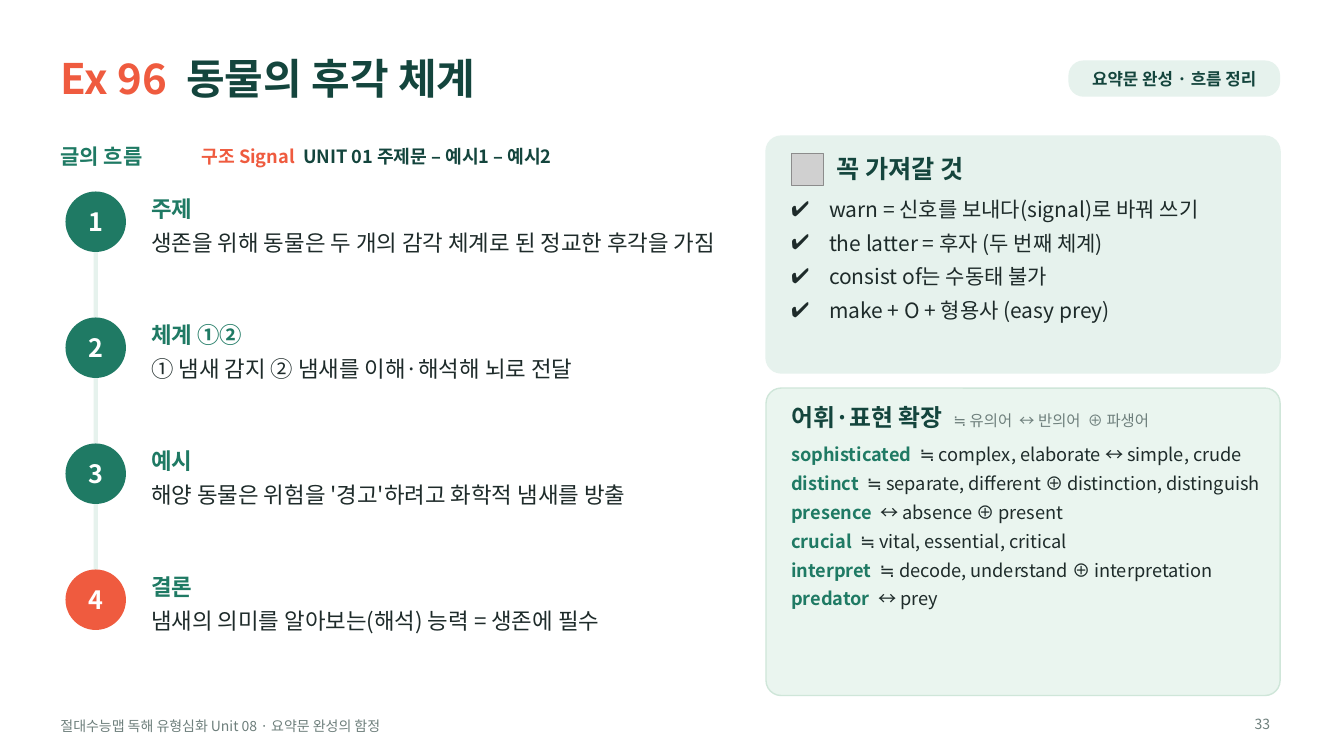
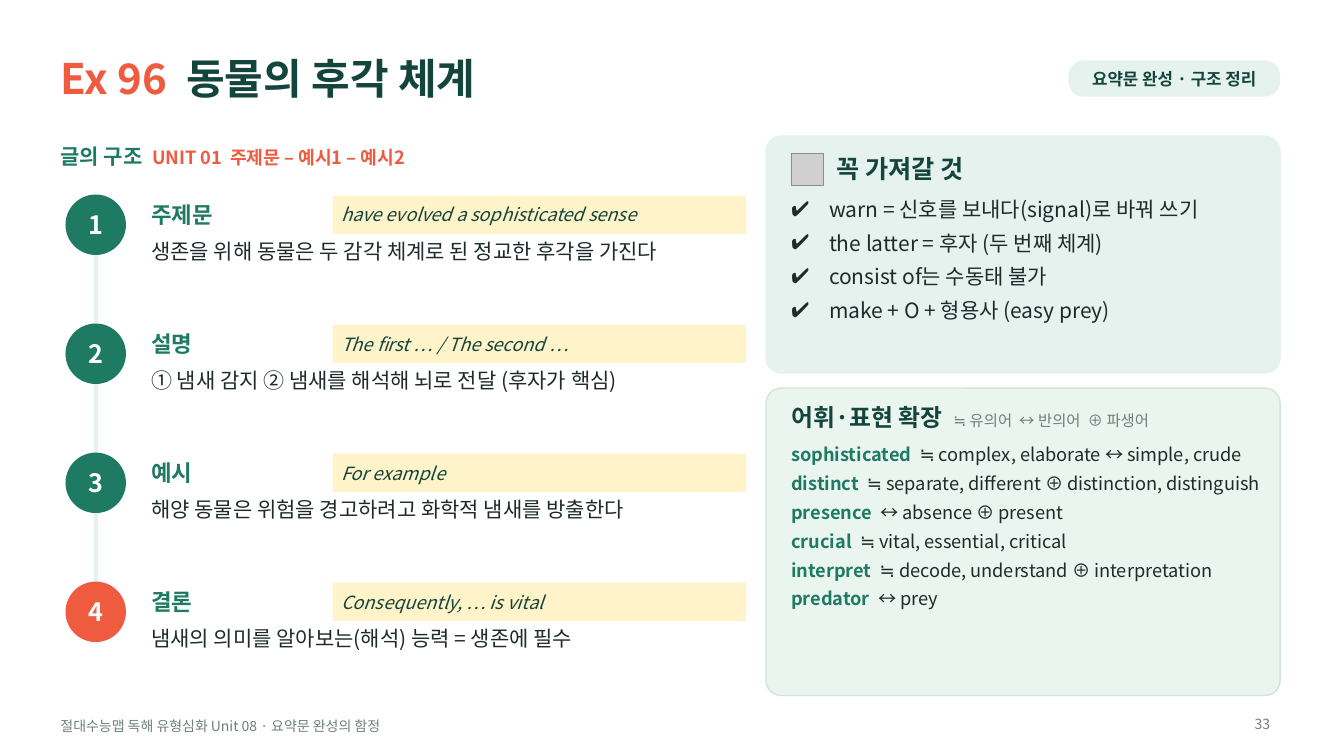
Before and after one commit to HUFSDavid/HUFSDavid, a slide deck: slide 33 of 절대수능맵_독해유형심화_Unit08_수업PPT.pptx. Drawn at 1344x756 pixels with LibreOffice and Linux fonts; fonts in the diff are those of the drawing; grey boxes stand for pictures. Boxes give left, top, right and bottom in pixels: in the first picture for what was removed or moved away, otherwise in the second. Text is boxed around its words. In the diff, an @@ line names an element or a change of style, - is before the commit and + after.

```diff
--- a/절대수능맵_독해유형심화_Unit08_수업PPT.pptx
+++ b/절대수능맵_독해유형심화_Unit08_수업PPT.pptx
@@ text in rounded rectangle at [1092,71,1256,87]: text changed @@
-요약문 완성 · 흐름 정리
+요약문 완성 · 구조 정리
@@ text at [60,146,405,166]: text changed; text colour #14453D to #EF5B3F @@
-구조 Signal UNIT 01 주제문 – 예시1 – 예시2
+글의 구조 UNIT 01 주제문 – 예시1 – 예시2
@@ text removed at [60,146,143,166] @@
-글의 흐름
@@ text at [151,204,213,225]: text changed @@
-주제
+주제문
@@ rectangle added at [333,196,746,234], fill #FFF3C9, 13 pt, text #14453D, italic @@
+have evolved a sophisticated sense
@@ line moved from (96, 222) - (96, 600) to (96, 227) - (96, 614) @@
@@ text at [151,241,657,261]: text changed; size 16 to 15 pt @@
-생존을 위해 동물은 두 개의 감각 체계로 된 정교한 후각을 가짐
+생존을 위해 동물은 두 감각 체계로 된 정교한 후각을 가진다
@@ ellipse "2": place and size @@
-ellipse "2" at [66,318,126,378]
+ellipse "2" at [66,324,126,384]
@@ text removed at [151,324,242,345] @@
-체계 ①②
@@ rectangle added at [333,325,746,363], fill #FFF3C9, 13 pt, text #14453D, italic @@
+The first … / The second …
@@ text added at [151,333,192,354], 16 pt, text #1F7A64, bold @@
+설명
@@ text at [151,370,617,392]: text changed; size 16 to 15 pt @@
-① 냄새 감지 ② 냄새를 이해·해석해 뇌로 전달
+① 냄새 감지 ② 냄새를 해석해 뇌로 전달 (후자가 핵심)
@@ ellipse "3": place and size @@
-ellipse "3" at [66,444,126,504]
+ellipse "3" at [66,453,126,513]
@@ text "예시": place and size @@
-text "예시" at [151,450,192,471]
+text "예시" at [151,462,192,483]
@@ rectangle added at [333,454,746,492], fill #FFF3C9, 13 pt, text #14453D, italic @@
+For example
@@ text at [151,499,623,519]: text changed; size 16 to 15 pt @@
-해양 동물은 위험을 '경고'하려고 화학적 냄새를 방출
+해양 동물은 위험을 경고하려고 화학적 냄새를 방출한다
@@ ellipse "4": place and size @@
-ellipse "4" at [66,570,126,630]
+ellipse "4" at [66,582,126,642]
@@ text "결론": place and size @@
-text "결론" at [151,576,192,597]
+text "결론" at [151,591,192,612]
@@ rectangle added at [333,583,746,621], fill #FFF3C9, 13 pt, text #14453D, italic @@
+Consequently, … is vital
@@ text "냄새의 의미를 알아보는(해석) 능력 = ...": place and size @@
-text "냄새의 의미를 알아보는(해석) 능력 = ..." at [151,610,599,634]
+text "냄새의 의미를 알아보는(해석) 능력 = ..." at [151,628,573,650]
@@ text "냄새의 의미를 알아보는(해석) 능력 = ..." at [151,628,573,650]: size 16 to 15 pt @@
```
Also in this commit, not shown: 13 other slides changed, 5 other files.
